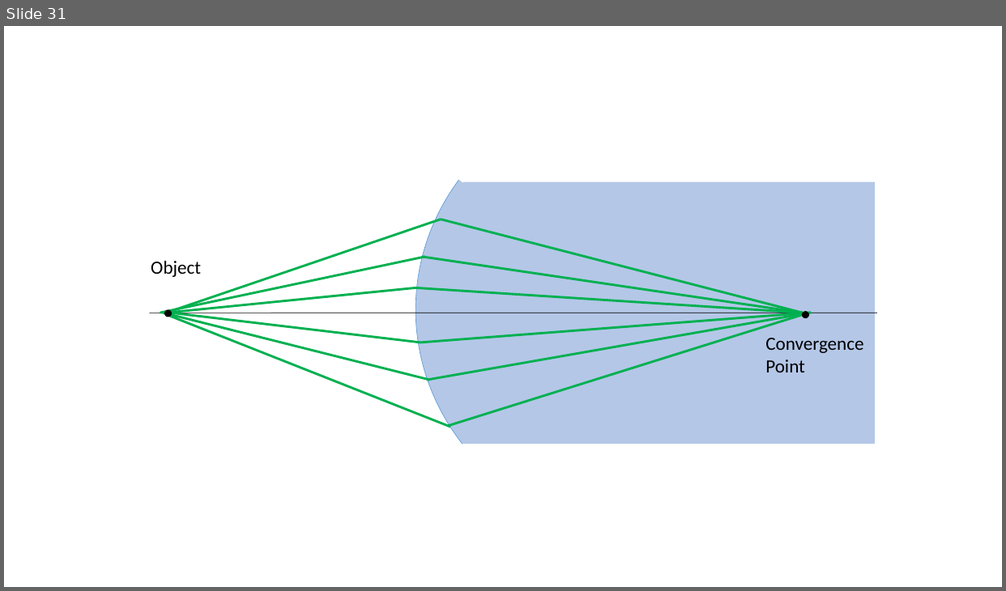
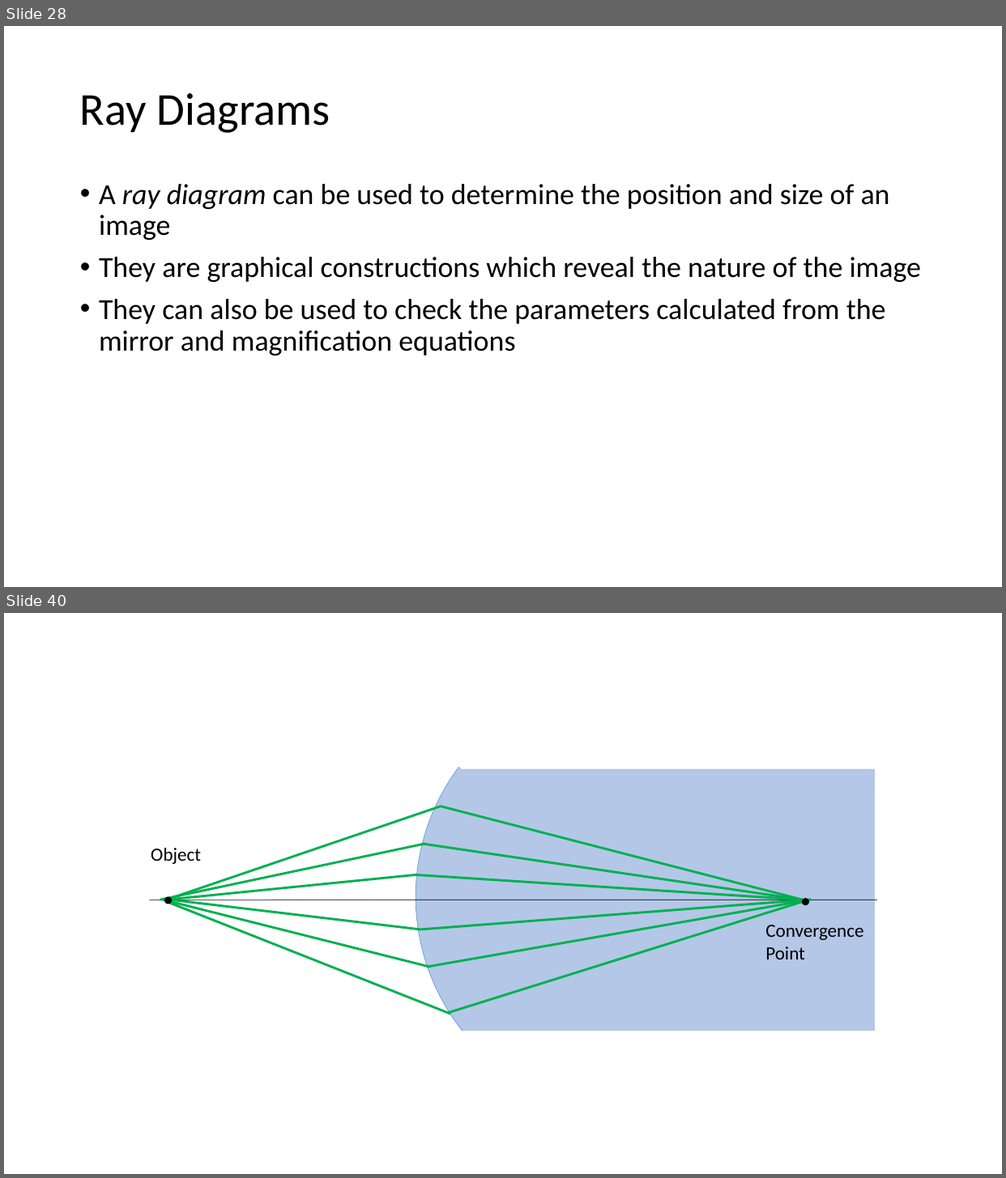
Before and after one commit to rtlines/Introductory-Physics-II, a slide deck: Lecture_Slides/PH 123 Lecture 16.pptx. Shown one above the other, each under a label of ours: slide 31 before the commit, slides 28 and 40 after it; the slides between them are not shown. The pictures are 1006x591 and 1006x1178 pixels, drawn with LibreOffice and Linux fonts; fonts in the diff are those of the drawing. Boxes give left, top, right and bottom in pixels: in the first picture for what was removed or moved away, otherwise in the second. Text is boxed around its words. In the diff, an @@ line names an element or a change of style, - is before the commit and + after.

```diff
--- a/Lecture_Slides/PH 123 Lecture 16.pptx
+++ b/Lecture_Slides/PH 123 Lecture 16.pptx
@@ slide 28 added at bbox=[4, 26, 1002, 587], background #FFFFFF @@
@@ title added at bbox=[80, 93, 330, 133], 44 pt, text #000000 @@
+Ray Diagrams
@@ text added at bbox=[99, 184, 922, 356], 28 pt, text #000000 @@
+• A ray diagram can be used to determine the position and size of an image
+• They are graphical constructions which reveal the nature of the image
+• They can also be used to check the parameters calculated from the mirror and magnification equations
@@ what was slide 31 is now slide 40 @@
```
Also in this commit, not shown: 44 other slides added, 10 other files.
